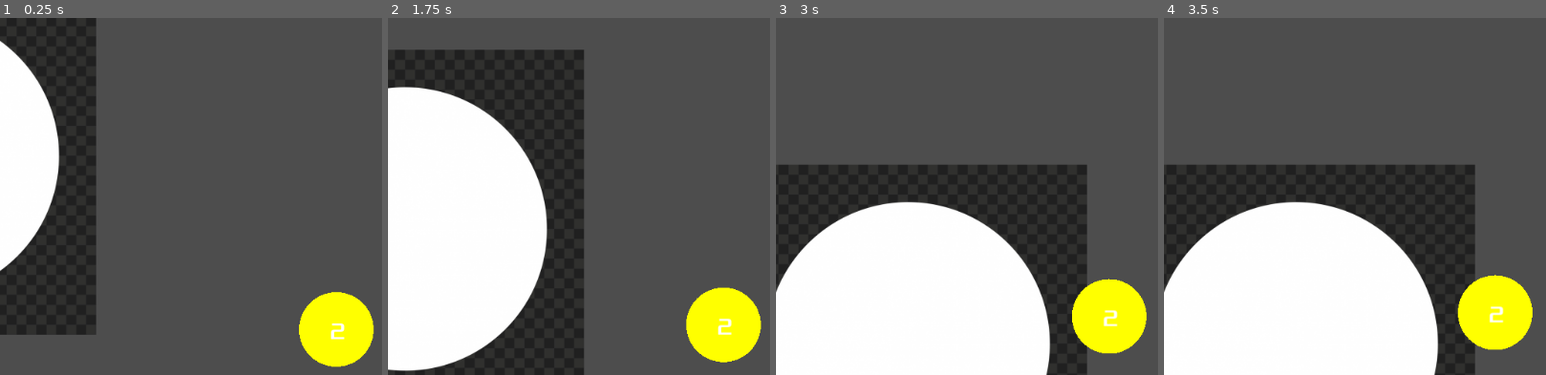
Above: before the commit, frames 1-4 (left to right).
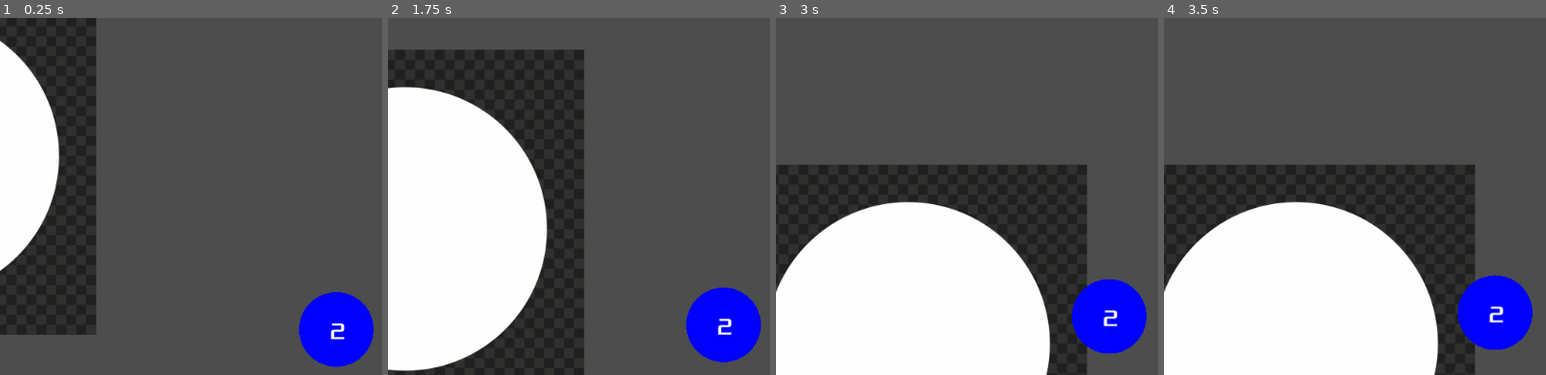
Above: after the commit, the same moments.

Repository: nuts4nuts4nuts/flappyversary
Game: Godot game, scene res://scenes/main.tscn
The game is run twice, just before and just after one commit, with the same random seed, the same clock (stepped at 60 frames per second) and the same inputs.
Inputs (mouse positions are % of the whole screen's width and height, from its top left):
- Up to frame 1 (0.25 s): no input
- Up to frame 2 (1.75 s): tap Enter at 0.5 s; move the mouse to (72, 47) at 0.52 s; press the mouse at (72, 47) at 0.53 s; move the mouse to (30, 58) at 1.27 s; release the mouse at (30, 58) at 1.28 s; click (30, 58) at 1.35 s
- Up to frame 3 (3 s): move the mouse to (60, 29) at 2.02 s; press the mouse at (60, 29) at 2.03 s; move the mouse to (45, 74) at 2.77 s; release the mouse at (45, 74) at 2.78 s; click (45, 74) at 2.85 s
- Up to frame 4 (3.5 s): no input
The pictures show only the part of the screen within x 28-78%, y 28-78%; the shares and areas given below are measured in that part.

The runs differ from the first frame. In frame 1, 3.2% of the frame differs, in the area x 78-98%, y 76-98%; in frame 2, 3.2%; in frame 3, 3.2%; in frame 4, 3.2%, in the area x 76-97%, y 71-94%.

Commit message:
Target ball fixes

Diff:
--- a/scenes/ball-group.tscn
+++ b/scenes/ball-group.tscn
@@ -19,6 +19,7 @@
 lock_rotation = true
 script = ExtResource("1_sdlll")
 initial_impulse = Vector2(100, 2.08165e-12)
+color = Color(1, 0, 0, 1)
 metadata/_edit_group_ = true
 
 [node name="Collider" type="CollisionShape2D" parent="."]
--- a/scenes/target-ball.tscn
+++ b/scenes/target-ball.tscn
@@ -10,7 +10,11 @@
 
 [node name="target-ball" type="RigidBody2D"]
 gravity_scale = 0.0
+max_contacts_reported = 1
+contact_monitor = true
 script = ExtResource("1_7247g")
+color_normal = Color(0, 0, 1, 1)
+color_cash = Color(0, 1, 0, 1)
 metadata/_edit_horizontal_guides_ = []
 
 [node name="Collider" type="CollisionShape2D" parent="."]
--- a/scripts/ball-drawing.gd
+++ b/scripts/ball-drawing.gd
@@ -12,4 +12,4 @@
 
 
 func _draw():
-	draw_circle(position, 32.0, Color(1, 0, 0))
+	draw_circle(position, 32.0, get_parent().get_parent().color)
--- a/scripts/ball.gd
+++ b/scripts/ball.gd
@@ -4,6 +4,7 @@
 
 @export var initial_impulse: Vector2
 @export var gravity_well: Node2D
+@export var color: Color
 
 var is_target = false
 var merge_boost = 0.2
--- a/scripts/target-ball-drawer.gd
+++ b/scripts/target-ball-drawer.gd
@@ -11,8 +11,6 @@
 func _process(delta):
 	pass
 
+
 func _draw():
-	if(!cash_in_timer.is_stopped()):
-		draw_circle(position, 50.0, Color(0, 0, 1))
-	else:
-		draw_circle(position, 50.0, Color(1, 1, 0))
+	draw_circle(position, 50.0, get_parent().get_parent().color)
--- a/scripts/target-ball.gd
+++ b/scripts/target-ball.gd
@@ -4,6 +4,10 @@
 
 @export var initial_impulse: Vector2
 @export var gravity_well: Node2D
+@export var color_normal: Color
+@export var color_cash: Color
+
+var color: Color
 
 var merge_boost = 0.2
 var ball_value = 2
@@ -13,6 +17,7 @@
 var cashing_in = false
 
 func _ready():
+	color = color_normal
 	apply_central_impulse(initial_impulse)
 
 
@@ -33,7 +38,6 @@
 	if body.ball_value == ball_value:
 		print(name + " stealing")
 		apply_central_impulse((my_velocity + their_velocity) * 0.2)
-		ball_value += ball_value
 		var children = body.get_children()
 		for child in children:
 			print(child.name)
@@ -43,7 +47,7 @@
 		body.queue_free()
 		merged.emit()
 		target_progress += 1
-		if !cashing_in && target_progress == ball_value:
+		if !cashing_in && target_progress >= ball_value:
 			start_cash_in()
 	else:
 		apply_central_impulse((my_velocity + their_velocity) * 0.2)
